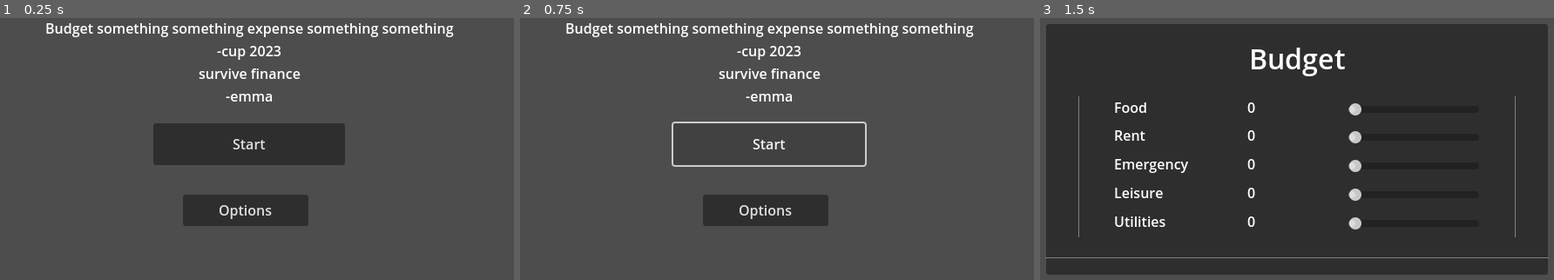
Above: before the commit, frames 1-3 (left to right).
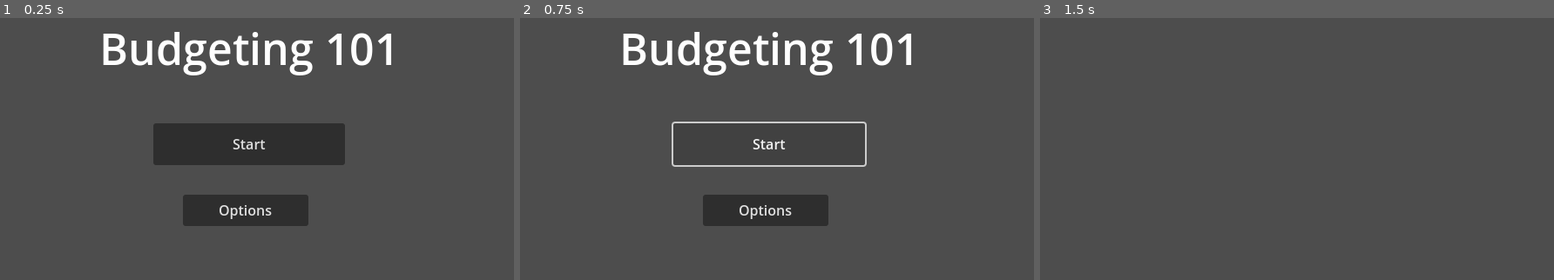
Above: after the commit, the same moments.

Repository: axu-1/Technica-2023-Godot-Project
Game: Godot game, scene res://main.tscn
Two runs of this game, one before a commit and one after it. Both use one fixed random seed, a clock stepped at 60 frames per second and the inputs below.
Inputs:
- Up to frame 1 (0.25 s): no input
- Up to frame 2 (0.75 s): click "Start" at 0.5 s
- Up to frame 3 (1.5 s): no input

The runs differ from the first frame. In frame 1, 5.0% of the frame differs, in the area x 8-89%, y 1-32%; in frame 2, 5.0%; in frame 3, 93%, in the area x 1-99%, y 2-99%.
Error after the commit: Invalid call. Nonexistent function 'instantiate' in base 'Nil'. (res://main.gd:26)

Commit message:
Set up difficulty selection

Diff:
--- /dev/null
+++ b/Menus/difficulty_menu.gd
@@ -0,0 +1,20 @@
+extends Node
+
+@export var budget_menu : PackedScene
+
+# Called when the node enters the scene tree for the first time.
+func _ready():
+	pass # Replace with function body.
+
+
+# Called every frame. 'delta' is the elapsed time since the previous frame.
+func _process(delta):
+	pass
+
+func _on_easy_button_pressed():
+	Game.difficulty = 0
+	Game.emit_signal("goto_scene", budget_menu)
+
+func _on_hard_button_pressed():
+	Game.difficulty = 1
+	Game.emit_signal("goto_scene", budget_menu)
--- /dev/null
+++ b/Menus/difficulty_menu.tscn
@@ -0,0 +1,28 @@
+[gd_scene load_steps=2 format=3 uid="uid://cqm7gy15epovj"]
+
+[ext_resource type="Script" path="res://Menus/difficulty_menu.gd" id="1_rkuv8"]
+
+[node name="Difficulty" type="Node2D"]
+script = ExtResource("1_rkuv8")
+
+[node name="Label" type="Label" parent="."]
+offset_left = 60.0
+offset_top = 34.0
+offset_right = 575.0
+offset_bottom = 106.0
+theme_override_font_sizes/font_size = 50
+text = "Select Difficulty Level"
+
+[node name="EasyButton" type="Button" parent="."]
+offset_left = 231.0
+offset_top = 152.0
+offset_right = 444.0
+offset_bottom = 191.0
+text = "Easy: Trust Fund Baby"
+
+[node name="HardButton" type="Button" parent="."]
+offset_left = 196.0
+offset_top = 228.0
+offset_right = 485.0
+offset_bottom = 267.0
+text = "Hard: College Student with Debt"
--- a/Menus/main_menu.gd
+++ b/Menus/main_menu.gd
@@ -1,6 +1,7 @@
 extends CanvasLayer
 
-@export var budget_menu : PackedScene
+
+@export var difficulty_menu : PackedScene
 # Called when the node enters the scene tree for the first time.
 func _ready():
 	pass # Replace with function body.
@@ -10,4 +11,4 @@
 	pass
 
 func _on_start_button_pressed():
-	Game.emit_signal("goto_scene", budget_menu)
+	Game.emit_signal("goto_scene", difficulty_menu)
--- a/Menus/main_menu.tscn
+++ b/Menus/main_menu.tscn
@@ -1,11 +1,9 @@
-[gd_scene load_steps=3 format=3 uid="uid://d2rqcql5ks5rj"]
+[gd_scene load_steps=2 format=3 uid="uid://d2rqcql5ks5rj"]
 
 [ext_resource type="Script" path="res://Menus/main_menu.gd" id="1_rnb2a"]
-[ext_resource type="PackedScene" uid="uid://dpufl0l80m4io" path="res://BudgetMenu/budget_menu.tscn" id="2_e4nyk"]
 
 [node name="MainMenu" type="CanvasLayer"]
 script = ExtResource("1_rnb2a")
-budget_menu = ExtResource("2_e4nyk")
 
 [node name="StartButton" type="Button" parent="."]
 offset_left = 201.0
@@ -33,11 +31,8 @@
 offset_bottom = -51.0
 grow_horizontal = 2
 grow_vertical = 2
-text = "Budget something something expense something something
--cup 2023
-survive finance
--emma
-"
+theme_override_font_sizes/font_size = 50
+text = "Budgeting 101"
 horizontal_alignment = 1
 
 [connection signal="pressed" from="StartButton" to="." method="_on_start_button_pressed"]
